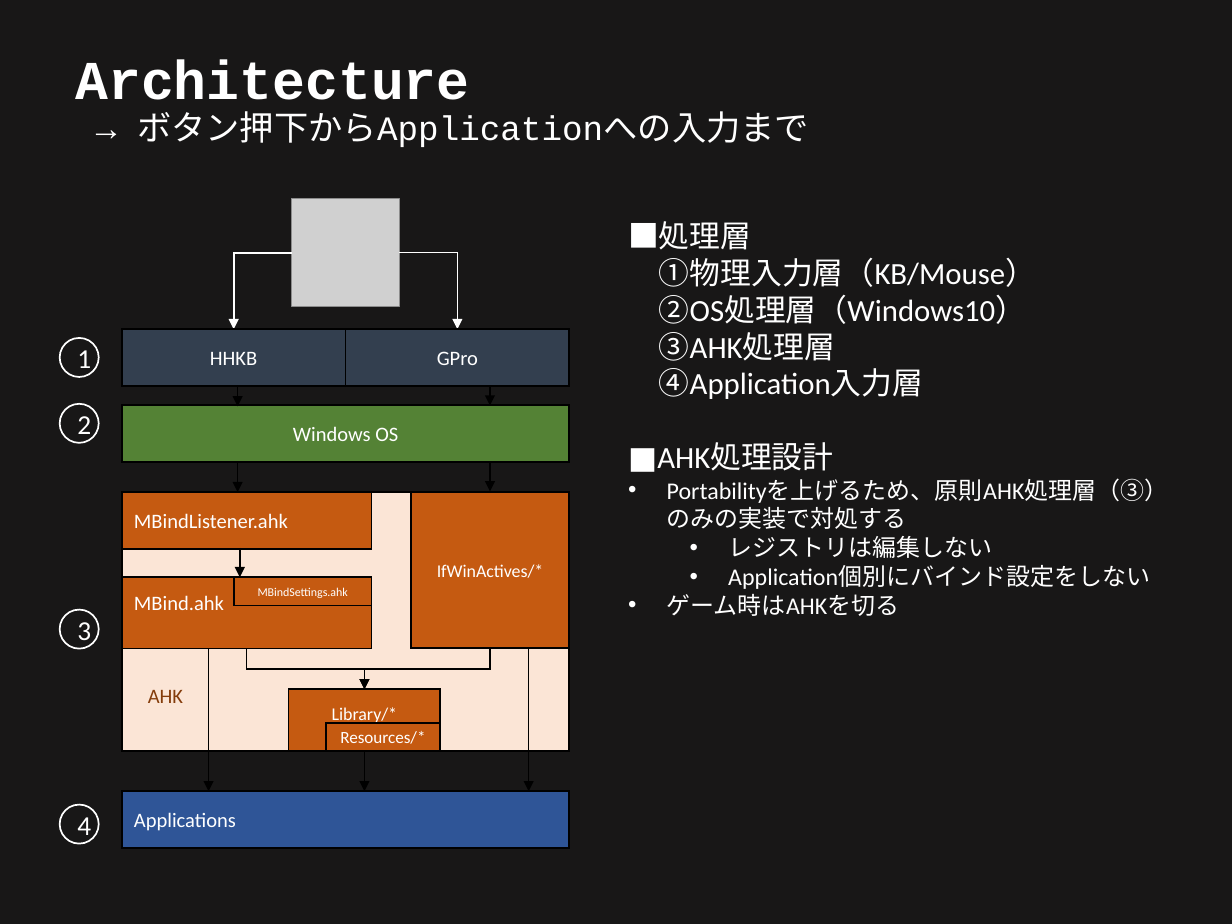
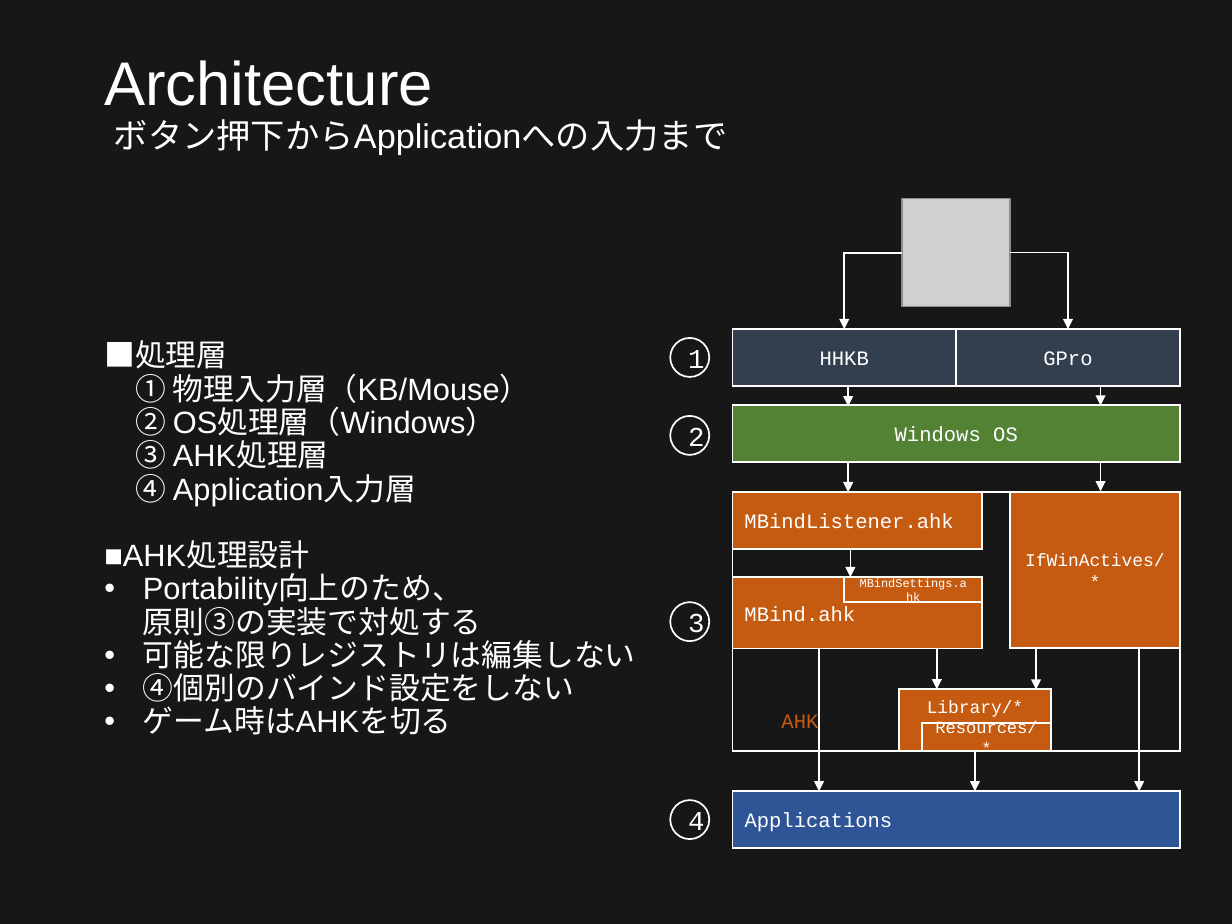
Before and after one commit to ittooo66/myAHK, a slide deck: slide 11 of MANUAL.pptx. Drawn at 1232x924 pixels with LibreOffice and Linux fonts; fonts in the diff are those of the drawing; grey boxes stand for pictures. Boxes give left, top, right and bottom in pixels: in the first picture for what was removed or moved away, otherwise in the second. Text is boxed around its words. In the diff, an @@ line names an element or a change of style, - is before the commit and + after.

```diff
--- a/MANUAL.pptx
+++ b/MANUAL.pptx
@@ title removed at (x1=75, y1=60, x2=809, y2=147) @@
-Architecture
-→ ボタン押下からApplicationへの入力まで
@@ text added at (x1=104, y1=60, x2=727, y2=735), 18 pt, text #FFFFFF @@
+Architecture
+ボタン押下からApplicationへの入力まで
+■処理層
+① 物理入力層（KB/Mouse）
+② OS処理層（Windows）
+③ AHK処理層
+④ Application入力層
+■AHK処理設計
+• Portability向上のため、
+  原則③の実装で対処する
+• 可能な限りレジストリは編集しない
+• ④個別のバインド設定をしない
+• ゲーム時はAHKを切る
@@ text removed at (x1=628, y1=221, x2=1169, y2=616) @@
-■処理層
-①物理入力層（KB/Mouse）
-②OS処理層（Windows10）
-③AHK処理層
-④Application入力層
-■AHK処理設計
-• Portabilityを上げるため、原則AHK処理層（③）のみの実装で対処する
-  • レジストリは編集しない
-  • Application個別にバインド設定をしない
-• ゲーム時はAHKを切る
@@ font Calibri to Courier New; outline #000000 1 pt to #FFFFFF 1 pt in 10 elements at (x1=732, y1=493, x2=982, y2=549), (x1=732, y1=577, x2=982, y2=648), (x1=732, y1=791, x2=1179, y2=848), (x1=844, y1=577, x2=982, y2=601), (x1=899, y1=689, x2=1051, y2=750), (x1=733, y1=405, x2=1180, y2=462), (x1=923, y1=723, x2=1051, y2=752), (x1=1010, y1=493, x2=1180, y2=649), (x1=732, y1=329, x2=956, y2=386), (x1=956, y1=329, x2=1180, y2=386) @@
@@ arrow (848, 377) - (848, 407): stroke #000000 1 pt to #FFFFFF 1 pt @@
@@ 8 rectangles, 8 arrows, 2 elbow arrows, 1 picture, 1 ellipse moved together from (x1=59, y1=198, x2=569, y2=848) to (x1=670, y1=198, x2=1180, y2=848) @@
@@ arrow (1100, 376) - (1100, 405): stroke #000000 1 pt to #FFFFFF 1 pt @@
@@ ellipse "2" moved from (x1=59, y1=404, x2=99, y2=444) to (x1=670, y1=416, x2=710, y2=456) @@
@@ arrow (848, 463) - (848, 493): stroke #000000 1 pt to #FFFFFF 1 pt @@
@@ arrow (1100, 462) - (1100, 492): stroke #000000 1 pt to #FFFFFF 1 pt @@
@@ rectangle "AHK" at (x1=732, y1=493, x2=1179, y2=752): font Calibri to Courier New, text colour #843C0B to #C55A11; fill #FBE5D6 to none; outline #000000 1 pt to #FFFFFF 1 pt @@
@@ rectangle "IfWinActives/*" resized from (x1=411, y1=493, x2=569, y2=649) to (x1=1010, y1=493, x2=1180, y2=649) @@
@@ arrow (850, 548) - (850, 577): stroke #000000 1 pt to #FFFFFF 1 pt @@
@@ rectangle "MBindSettings.ahk" resized from (x1=234, y1=577, x2=372, y2=605) to (x1=844, y1=577, x2=982, y2=601) @@
@@ ellipse "3" moved from (x1=59, y1=610, x2=99, y2=649) to (x1=670, y1=602, x2=710, y2=642) @@
@@ elbow arrow removed from (246, 649) to (365, 689) @@
@@ elbow arrow removed from (490, 648) to (365, 689) @@
@@ arrow (819, 648) - (819, 791): stroke #000000 1 pt to #FFFFFF 1 pt @@
@@ arrow added from (936, 648) to (936, 689), #FFFFFF 1 pt @@
@@ arrow added from (1036, 648) to (1036, 690), #FFFFFF 1 pt @@
@@ arrow (1140, 648) - (1140, 791): stroke #000000 1 pt to #FFFFFF 1 pt @@
@@ rectangle "Resources/*" resized from (x1=325, y1=723, x2=440, y2=752) to (x1=923, y1=723, x2=1051, y2=752) @@
@@ arrow (975, 752) - (975, 791): stroke #000000 1 pt to #FFFFFF 1 pt @@
@@ font Calibri to Courier New in 4 elements at (x1=670, y1=338, x2=710, y2=377), (x1=670, y1=416, x2=710, y2=456), (x1=670, y1=602, x2=710, y2=642), (x1=670, y1=800, x2=710, y2=839) @@
@@ ellipse "4" moved from (x1=59, y1=804, x2=99, y2=844) to (x1=670, y1=800, x2=710, y2=839) @@
```
Also in this commit, not shown: 10 other slides changed.
